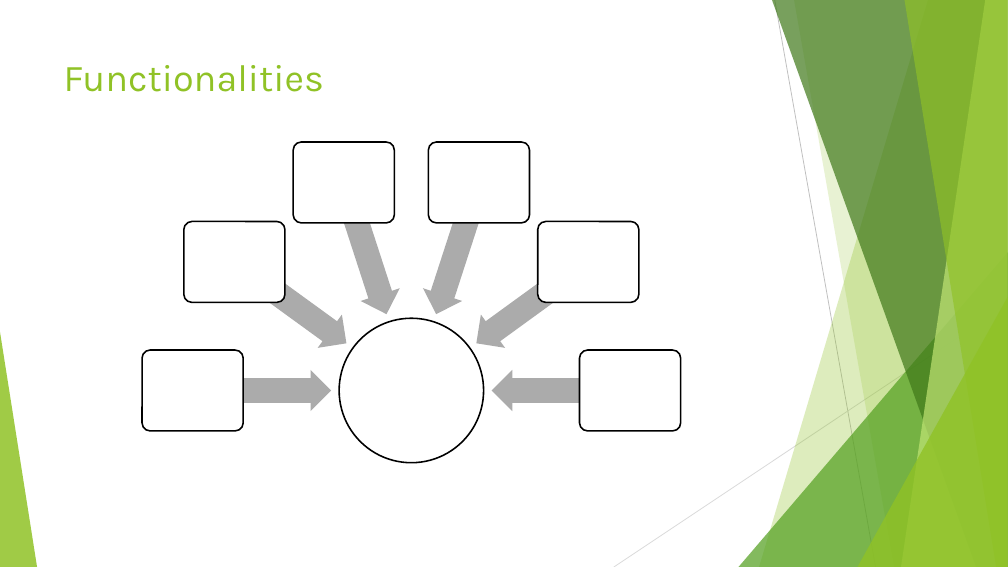
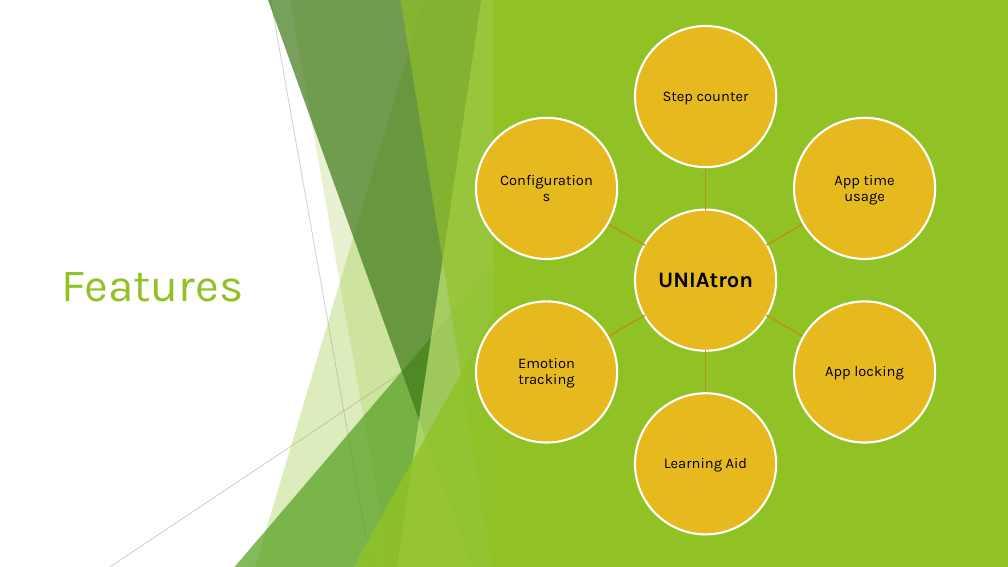
Before and after one commit to FHellmann/Uniatron, a slide deck: slide 3 of doc/Presentation/Uniatron-Presentation1207.pptx. Drawn at 1008x567 pixels with LibreOffice and Linux fonts; fonts in the diff are those of the drawing. Boxes give left, top, right and bottom in pixels: in the first picture for what was removed or moved away, otherwise in the second. Text is boxed around its words. In the diff, an @@ line names an element or a change of style, - is before the commit and + after.

```diff
--- a/doc/Presentation/Uniatron-Presentation1207.pptx
+++ b/doc/Presentation/Uniatron-Presentation1207.pptx
@@ rectangle added at [0,0,1008,567], fill #FFFFFF @@
@@ rectangle added at [495,0,1008,567], fill #90C226 @@
@@ title removed at [64,65,324,92] @@
-Functionalities
@@ group added at [476,26,935,535]: 7 ellipses, 6 texts, 6 freeform shapes @@
+UNIAtron
+Step counter
+App time usage
+App locking
+Learning Aid
+Emotion tracking
@@ text "Configurations": place and size @@
-text "Configurations" at [582,352,679,429]
+text "Configurations" at [497,138,597,238]
@@ text "Configurations" at [497,138,597,238]: size 13 to 14 pt, text colour #FFFFFF to #000000 @@
@@ title added at [61,272,243,302], 44 pt, text #90C226 @@
+Features
@@ group added at [110,0,504,567]: 5 freeform shapes, 2 lines, 2 triangles @@
@@ group removed at [142,142,681,463]: 6 left arrows, 6 rounded rectangles, 1 ellipse @@
```
Also in this commit, not shown: 4 other slides changed.
